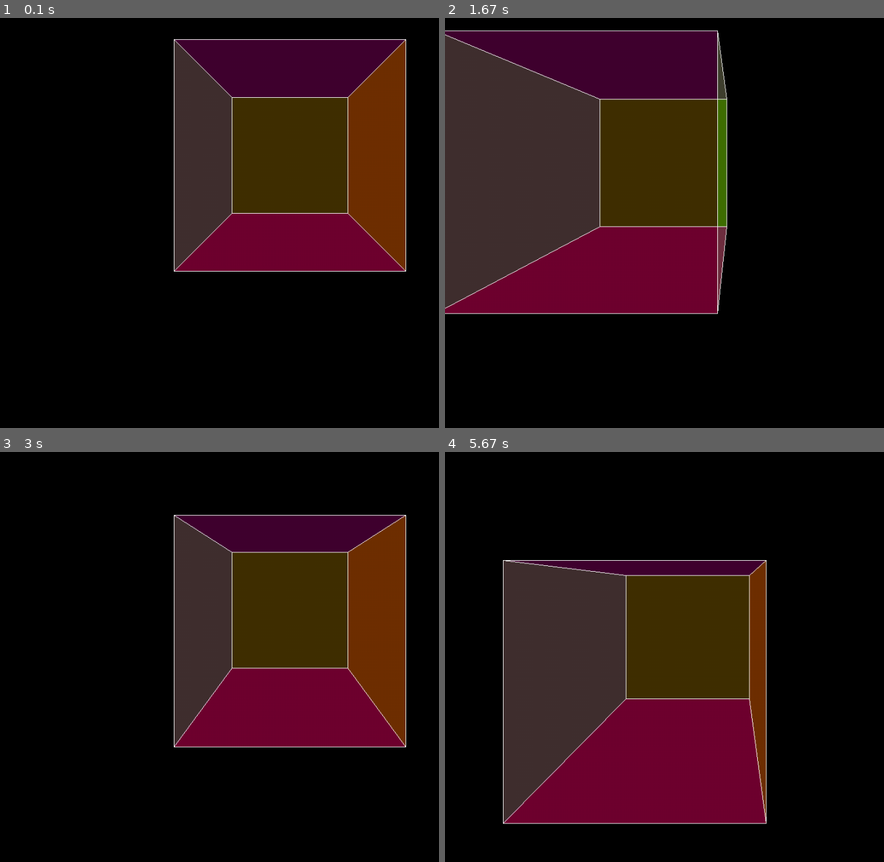
Above: before the commit, frames 1-4 (two rows, left to right).
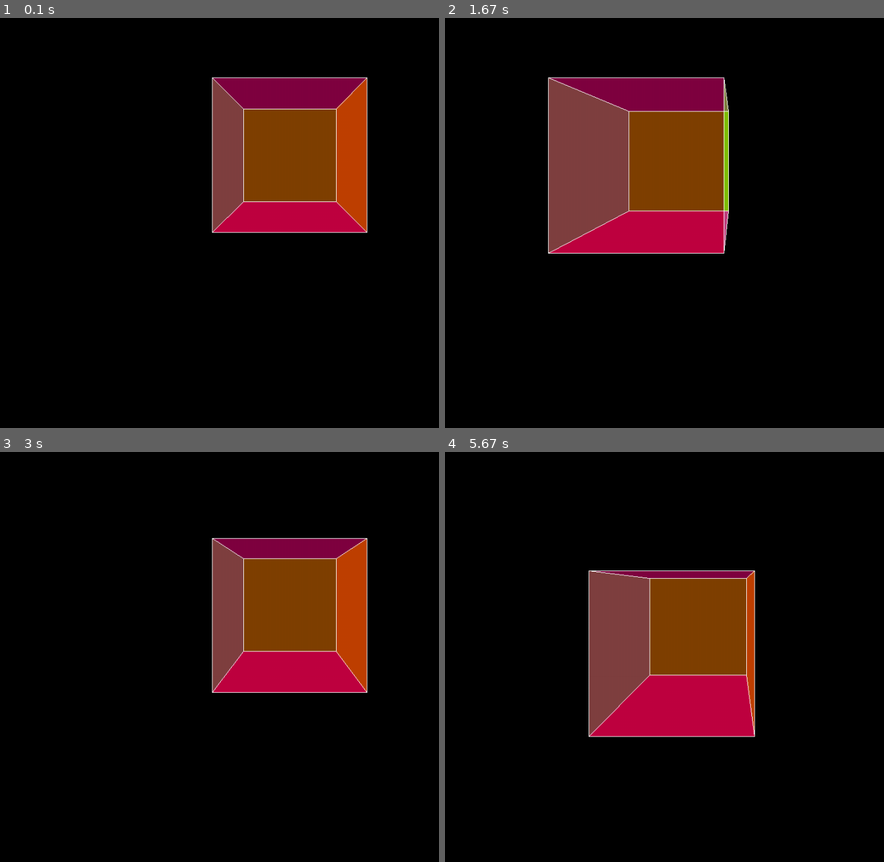
Above: after the commit, the same moments.

Repository: adhd-ev/3DPygame
Game: pygame game, started from main.py
The game is run twice, just before and just after one commit, with the same random seed, the same clock (stepped at 60 frames per second) and the same inputs.
Inputs:
- Up to frame 1 (0.1 s): no input
- Up to frame 2 (1.67 s): hold Right 0.33-0.8 s; hold Up 0.83-1.13 s; tap Shift at 0.9, 1.23, 1.53 s; tap Ctrl at 0.98 s; hold Right 1.17-1.63 s
- Up to frame 3 (3 s): hold Left 1.67-2.2 s; tap Shift at 1.73, 2.03, 2.3, 2.63, 2.93 s; hold Down 2.23-2.53 s; tap Ctrl at 2.38 s; hold Left 2.57-2.97 s
- Up to frame 4 (5.67 s): hold Up 3-3.37 s; tap Shift at 3.07, 3.47, 3.77, 4.13, 4.53, 4.83, 5.03, 5.33, 5.53 s; hold Right 3.4-4.03 s; tap Ctrl at 3.55, 5.12 s; hold Down 4.07-4.43 s; hold Left 4.47-4.93 s; hold Right 4.97-5.43 s; hold Up from 5.47 s (still down)

The runs differ from the first frame. In frame 1, 30% of the frame differs, in the area x 39-93%, y 5-62%; in frame 2, 44%, in the area x 0-65%, y 2-73%; in frame 3, 30%; in frame 4, 39%.

Commit message:
handling opacity

Diff:
--- a/main.py
+++ b/main.py
@@ -5,6 +5,7 @@
 pygame.init()
 screen = pygame.display.set_mode((1000, 1000))
 running = True
+clock = pygame.time.Clock()
 #endinit
 
 face_colors = [
@@ -16,7 +17,7 @@
     (0, 255, 255)
 ]
 
-cube = shape.Cube([0, 0, 150], face_colors)
+cube = shape.Cube([0, 0, 200], face_colors, 128)
 
 cube.vertices = [
     [-1, -1, -1],
@@ -43,21 +44,22 @@
     [3, 0, 4, 7]]
 
 vel = 1
-TICKS = 0
-
+TICKS=0
 
 while running:
     for event in pygame.event.get():
         if event.type == pygame.QUIT: running = False
-        if event.type == pygame.KEYDOWN: print(pygame.key.name(event.key))
+        # if event.type == pygame.KEYDOWN: print(pygame.key.name(event.key))
     pygame.draw.rect(screen,hex2rgb("000000"),(0,0,1000,1000))
     cube.draw(screen)
-    pygame.display.flip()
     keys = pygame.key.get_pressed()
     cube.pos = [
         cube.pos[0]+(keys[pygame.K_LEFT] - keys[pygame.K_RIGHT]) * vel,
         cube.pos[1]+(keys[pygame.K_LSHIFT] - keys[pygame.K_LCTRL]) * vel,
         cube.pos[2]+(keys[pygame.K_DOWN] - keys[pygame.K_UP]) * vel
     ]
+    clock.tick()
     TICKS+=1
+    print(clock.get_fps())
+    pygame.display.flip()
 pygame.quit()
--- a/shape.py
+++ b/shape.py
@@ -1,13 +1,15 @@
 import pygame
 
 class Object3d:
-    def __init__(self, vertices: list[list[float]], edges: list[list[int]], faces: list[list[int]], pos: list[float], face_colors=None):
+    def __init__(self, vertices: list[list[float]], edges: list[list[int]], faces: list[list[int]], pos: list[float],
+                 face_colors=None, opacity=64):
         self.vertices = vertices
         self.edges = edges
         self.faces = faces
         self.pos = pos
         self.face_colors = face_colors if face_colors else [(255, 0, 0), (0, 255, 0), (0, 0, 255),
                                                             (255, 255, 0), (255, 0, 255), (0, 255, 255)]
+        self.opacity = opacity
 
     def draw(self, surface: pygame.Surface) -> None:
         halfWidth = surface.get_width() / 2
@@ -24,7 +26,7 @@
         for face_idx, _ in face_depths:
             face = self.faces[face_idx]
             color = self.face_colors[face_idx % len(self.face_colors)]
-            color_with_alpha = (*color, 64)
+            color_with_alpha = (*color, self.opacity)
 
             points_2d = []
             for vertex_idx in face:
@@ -54,5 +56,5 @@
     edges: list[list[int]] = []
     faces: list[list[int]] = []
 
-    def __init__(self, pos: list[float], face_colors=None) -> None:
-        super().__init__(Cube.vertices, Cube.edges, Cube.faces, pos, face_colors)
+    def __init__(self, pos: list[float], face_colors=None, opacity=64) -> None:
+        super().__init__(Cube.vertices, Cube.edges, Cube.faces, pos, face_colors, opacity)
